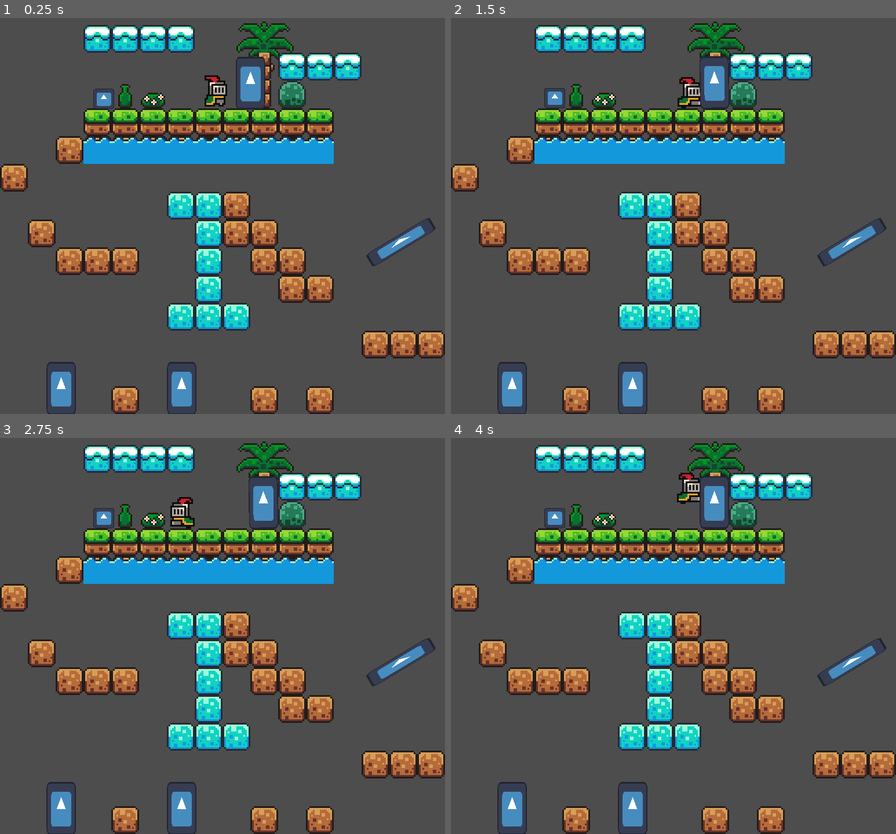
Above: before the commit, frames 1-4 (two rows, left to right).
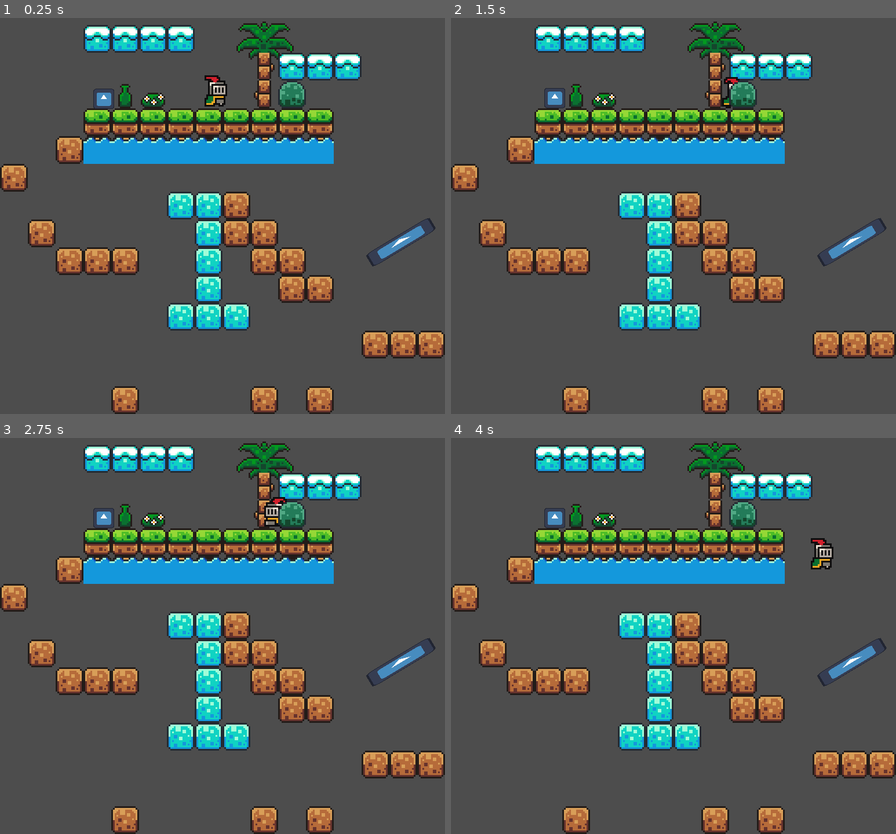
Above: after the commit, the same moments.

Repository: Riftwraith/CollabPlatformer
Game: Godot game, scene res://Level.tscn
The game is run twice, just before and just after one commit, with the same random seed, the same clock (stepped at 60 frames per second) and the same inputs. The engine's default icon, where the game draws it, is replaced by a stand-in: a white triangle on a blue panel in a dark square.
Inputs:
- Up to frame 1 (0.25 s): no input
- Up to frame 2 (1.5 s): hold Right (right) from 0.53 s (still down); tap X (interact) at 0.6, 1.35 s; tap Z (jump) at 0.77 s
- Up to frame 3 (2.75 s): tap Z (jump) at 1.52 s; release Right (right) at 2.03 s; hold Left (left) from 2.03 s (still down); tap X (interact) at 2.1 s
- Up to frame 4 (4 s): release Left (left) at 2.78 s; hold Right (right) from 2.78 s (still down); tap X (interact) at 2.85, 3.6 s; tap Z (jump) at 3.02, 3.77 s

The runs differ from the first frame. In frame 1, 1.6% of the frame differs, in the area x 10-60%, y 9-100%; in frame 2, 2.0%; in frame 3, 2.1%; in frame 4, 2.3%, in the area x 10-86%, y 8-100%.

Commit message:
Added Interact system
physics still very bad

Diff:
--- /dev/null
+++ b/Interactable.gd
@@ -0,0 +1,11 @@
+extends CollisionObject2D
+class_name Interactable
+
+func interact(player: Player):
+	print(str(player.name) + " interacted with " + str(self.name))
+
+func start_focus(player: Player):
+	print(str(self.name) + " ready to interact")
+
+func end_focus(player: Player):
+	print(str(self.name) + " no longer ready to interact")
--- a/Level.gd
+++ b/Level.gd
@@ -94,6 +94,7 @@
 
 func _respawn_player(pos):
 	player.position = pos
+	player.respawn()
 
 func _player_in_bounds():
 	if player.position.x > 0 and player.position.x < room_bounds.x and player.position.y > 0 and player.position.y < room_bounds.y:
--- a/Level.tscn
+++ b/Level.tscn
@@ -3,6 +3,7 @@
 [ext_resource type="Script" uid="uid://bcy5fk3v7skpu" path="res://Level.gd" id="1_2nifc"]
 [ext_resource type="PackedScene" uid="uid://ckudr8chj1kgo" path="res://player.tscn" id="1_bexhn"]
 [ext_resource type="Texture2D" uid="uid://b3mpcdxcwiqc2" path="res://sprites/world_tileset.png" id="2_t7iv1"]
+[ext_resource type="Script" uid="uid://bfhxa7idk325q" path="res://Interactable.gd" id="4_q4iis"]
 [ext_resource type="Texture2D" uid="uid://4q335xxs2p" path="res://icon.svg" id="4_wkftn"]
 
 [sub_resource type="TileSetAtlasSource" id="TileSetAtlasSource_2nifc"]
@@ -162,9 +163,6 @@
 [sub_resource type="CircleShape2D" id="CircleShape2D_q4iis"]
 radius = 18.027756
 
-[sub_resource type="RectangleShape2D" id="RectangleShape2D_wkftn"]
-size = Vector2(51, 89.00001)
-
 [sub_resource type="RectangleShape2D" id="RectangleShape2D_q4iis"]
 size = Vector2(128.00003, 129)
 
@@ -226,8 +224,9 @@
 
 [node name="RigidBody2D" type="RigidBody2D" parent="."]
 position = Vector2(179.18378, 195.35513)
-collision_layer = 4
+collision_layer = 12
 collision_mask = 7
+script = ExtResource("4_q4iis")
 
 [node name="Sprite2D" type="Sprite2D" parent="RigidBody2D"]
 scale = Vector2(0.28125, 0.2734375)
@@ -235,54 +234,12 @@
 
 [node name="CollisionShape2D" type="CollisionShape2D" parent="RigidBody2D"]
 shape = SubResource("CircleShape2D_q4iis")
-
-[node name="RigidBody2D2" type="RigidBody2D" parent="."]
-position = Vector2(439.82648, 201.87953)
-collision_layer = 4
-collision_mask = 7
-
-[node name="Sprite2D" type="Sprite2D" parent="RigidBody2D2"]
-position = Vector2(-7.4132442, -28.189762)
-scale = Vector2(0.39708197, 0.71390253)
-texture = ExtResource("4_wkftn")
-
-[node name="CollisionShape2D" type="CollisionShape2D" parent="RigidBody2D2"]
-position = Vector2(-7.326477, -28.379532)
-shape = SubResource("RectangleShape2D_wkftn")
-
-[node name="RigidBody2D3" type="RigidBody2D" parent="."]
-position = Vector2(321, 738)
-collision_layer = 4
-collision_mask = 7
-
-[node name="Sprite2D" type="Sprite2D" parent="RigidBody2D3"]
-position = Vector2(-7.4132442, -28.189762)
-scale = Vector2(0.39708197, 0.71390253)
-texture = ExtResource("4_wkftn")
-
-[node name="CollisionShape2D" type="CollisionShape2D" parent="RigidBody2D3"]
-position = Vector2(-7.326477, -28.379532)
-shape = SubResource("RectangleShape2D_wkftn")
-
-[node name="RigidBody2D4" type="RigidBody2D" parent="."]
-position = Vector2(113, 744)
-scale = Vector2(1, 0.3)
-collision_layer = 4
-collision_mask = 7
-
-[node name="Sprite2D" type="Sprite2D" parent="RigidBody2D4"]
-position = Vector2(-7.4132442, -28.189762)
-scale = Vector2(0.39708197, 0.71390253)
-texture = ExtResource("4_wkftn")
-
-[node name="CollisionShape2D" type="CollisionShape2D" parent="RigidBody2D4"]
-position = Vector2(-7.326477, -28.379532)
-shape = SubResource("RectangleShape2D_wkftn")
 
 [node name="StaticBody2D" type="StaticBody2D" parent="."]
 position = Vector2(694, 470.00003)
 rotation = -0.54105204
 scale = Vector2(1, 0.2)
+collision_layer = 9
 metadata/_edit_group_ = true
 
 [node name="Sprite2D" type="Sprite2D" parent="StaticBody2D"]
--- a/Player.gd
+++ b/Player.gd
@@ -1,4 +1,5 @@
 extends CharacterBody2D
+class_name Player
 
 @export var run_speed: float = 150
 @export var air_speed: float = 150
@@ -11,10 +12,12 @@
 @export var gravity_enabled = true
 
 @onready var anim_sprite = $AnimatedSprite2D
-var facing_left = false
+var anim_busy = false #lock animation (eg for respawning)
 
 var jump_speed: float
 var jumping_up = false #flag if releasing "jump" should reduce velocity.y
+
+var current_focus = null #current interactable object
 
 func _ready():
 	jump_speed = sqrt(2*jump_height*gravity)
@@ -26,7 +29,7 @@
 		return true
 	return false
 
-func _read_movement_inputs() -> Vector2:
+func _read_inputs() -> Vector2:
 	var move_vec = Vector2.ZERO
 	if Input.is_action_pressed("left"):
 		move_vec += Vector2.LEFT
@@ -39,8 +42,9 @@
 			velocity.y = 0.5 * velocity.y #limit jump height
 			jumping_up = false
 	if Input.is_action_just_pressed("interact"):
-		respawn()
-
+		var interactable =  _get_closest_interactable()
+		if interactable != null:
+			interactable.interact(self)
 	return move_vec
 
 func _queue_jump():
@@ -55,7 +59,9 @@
 
 
 func _process(delta):
-	var move_vec = _read_movement_inputs()
+	var move_vec = Vector2.ZERO
+	if control_enabled:
+		move_vec = _read_inputs()
 
 	if is_on_floor():
 		#ground movement
@@ -76,17 +82,47 @@
 		if velocity.y >= 0:
 			jumping_up = false
 
+	#focus on interactable objects (eg for highlighting them)
+	var focus = _get_closest_interactable() #may be null
+	if focus != current_focus:
+		if is_instance_valid(current_focus):
+			if current_focus.has_method("end_focus"):
+				current_focus.end_focus(self)
+		if is_instance_valid(focus):
+			if focus.has_method("start_focus"):
+				focus.start_focus(self)
+	current_focus = focus
+
+
+func _flash_white():
+	var tween = create_tween()
+	tween.tween_property(anim_sprite, "modulate", Color(2, 2, 2, 1), 0.05)
+	tween.tween_property(anim_sprite, "modulate", Color(1, 1, 1, 1,), 0.10)
+	tween.tween_property(anim_sprite, "modulate", Color(2, 2, 2, 1,), 0.15)
+	tween.tween_property(anim_sprite, "modulate", Color(1, 1, 1, 1,), 0.20)
+
+func _get_closest_interactable():
+	var closest = null
+	for object in ($InteractArea.get_overlapping_areas() + $InteractArea.get_overlapping_bodies()):
+		if not object.has_method("interact"): continue
+		if closest == null:
+			closest = object
+		elif (object.global_position - global_position) < (closest.global_position - global_position):
+			closest = object
+	return closest
+
 func respawn():
 	velocity = Vector2.ZERO
 	control_enabled = false
+	anim_busy = true
 	anim_sprite.animation = "respawn"
+	_flash_white()
 	await anim_sprite.animation_finished
 	control_enabled = true
+	anim_busy = false
 
-func _physics_process(delta):
-	if abs(velocity.x) > 0:
-		anim_sprite.flip_h = (velocity.x < 0)
-
+func _set_movement_anim():
+	anim_sprite.play()
 	if abs(velocity.x) > 0:
 		anim_sprite.animation = "run"
 	else:
@@ -97,6 +133,13 @@
 	if velocity.y > 0:
 		anim_sprite.animation = "fall"
 
+func _physics_process(delta):
+	if abs(velocity.x) > 0:
+		anim_sprite.flip_h = (velocity.x < 0)
+
+	if not anim_busy:
+		_set_movement_anim()
+
 	#this function adds velocity * delta to position & automatically handles collision
 	move_and_slide()
 
@@ -106,6 +149,7 @@
 		var collider = collision.get_collider()
 
 		if collider is RigidBody2D: #pushable
+			var coll_speed = (collision.get_travel() + collision.get_remainder()).length() / delta
 			var push_dir = -1 * collision.get_normal()
-			var push_strength = 20
+			var push_strength = 0.01 * coll_speed
 			collider.apply_impulse(push_dir * push_strength, collision.get_position() - collider.global_position)
--- a/player.tscn
+++ b/player.tscn
@@ -161,7 +161,7 @@
 "speed": 5.0
 }, {
 "frames": [{
-"duration": 1.0,
+"duration": 3.0,
 "texture": SubResource("AtlasTexture_dw050")
 }, {
 "duration": 1.0,
@@ -228,6 +228,9 @@
 radius = 14.5
 height = 42.0
 
+[sub_resource type="CircleShape2D" id="CircleShape2D_i3pqv"]
+radius = 72.691124
+
 [node name="Player" type="CharacterBody2D"]
 collision_mask = 5
 script = ExtResource("1_onrkg")
@@ -235,7 +238,7 @@
 [node name="AnimatedSprite2D" type="AnimatedSprite2D" parent="."]
 scale = Vector2(3, 3)
 sprite_frames = SubResource("SpriteFrames_2hs0m")
-animation = &"fall"
+animation = &"respawn"
 
 [node name="CollisionShape2D" type="CollisionShape2D" parent="."]
 position = Vector2(0.5, 15)
@@ -262,3 +265,10 @@
 
 [node name="Jump" type="AudioStreamPlayer" parent="Sounds"]
 stream = ExtResource("3_i3pqv")
+
+[node name="InteractArea" type="Area2D" parent="."]
+collision_layer = 0
+collision_mask = 8
+
+[node name="CollisionShape2D" type="CollisionShape2D" parent="InteractArea"]
+shape = SubResource("CircleShape2D_i3pqv")
--- a/project.godot
+++ b/project.godot
@@ -71,6 +71,7 @@
 2d_physics/layer_1="Terrain"
 2d_physics/layer_2="Player"
 2d_physics/layer_3="Pushable"
+2d_physics/layer_4="Interactable"
 
 [rendering]
 
Not shown, added: Interactable.gd.uid
Not shown: 1 places in player.tscn that only renumber resources
